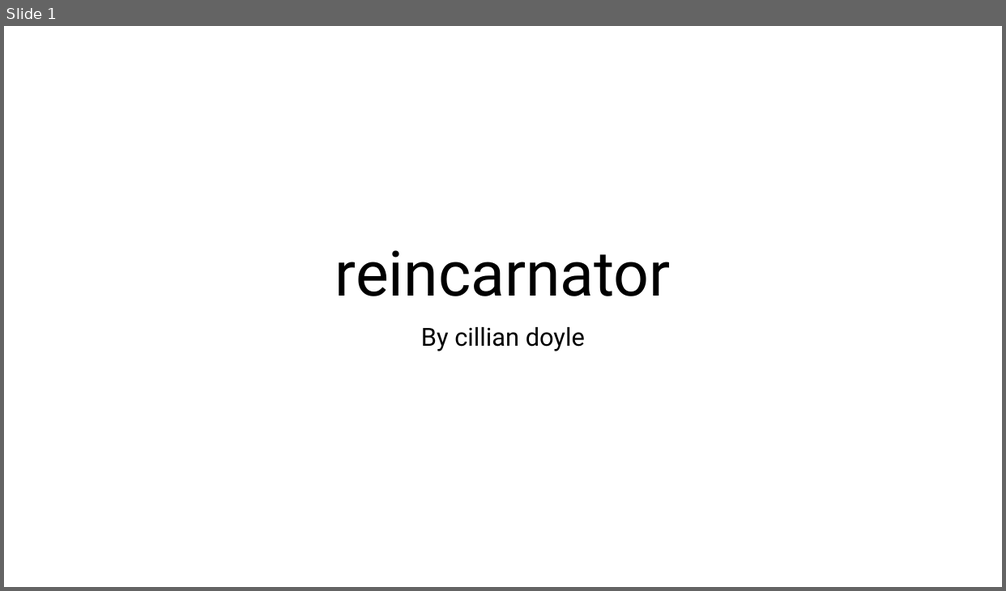
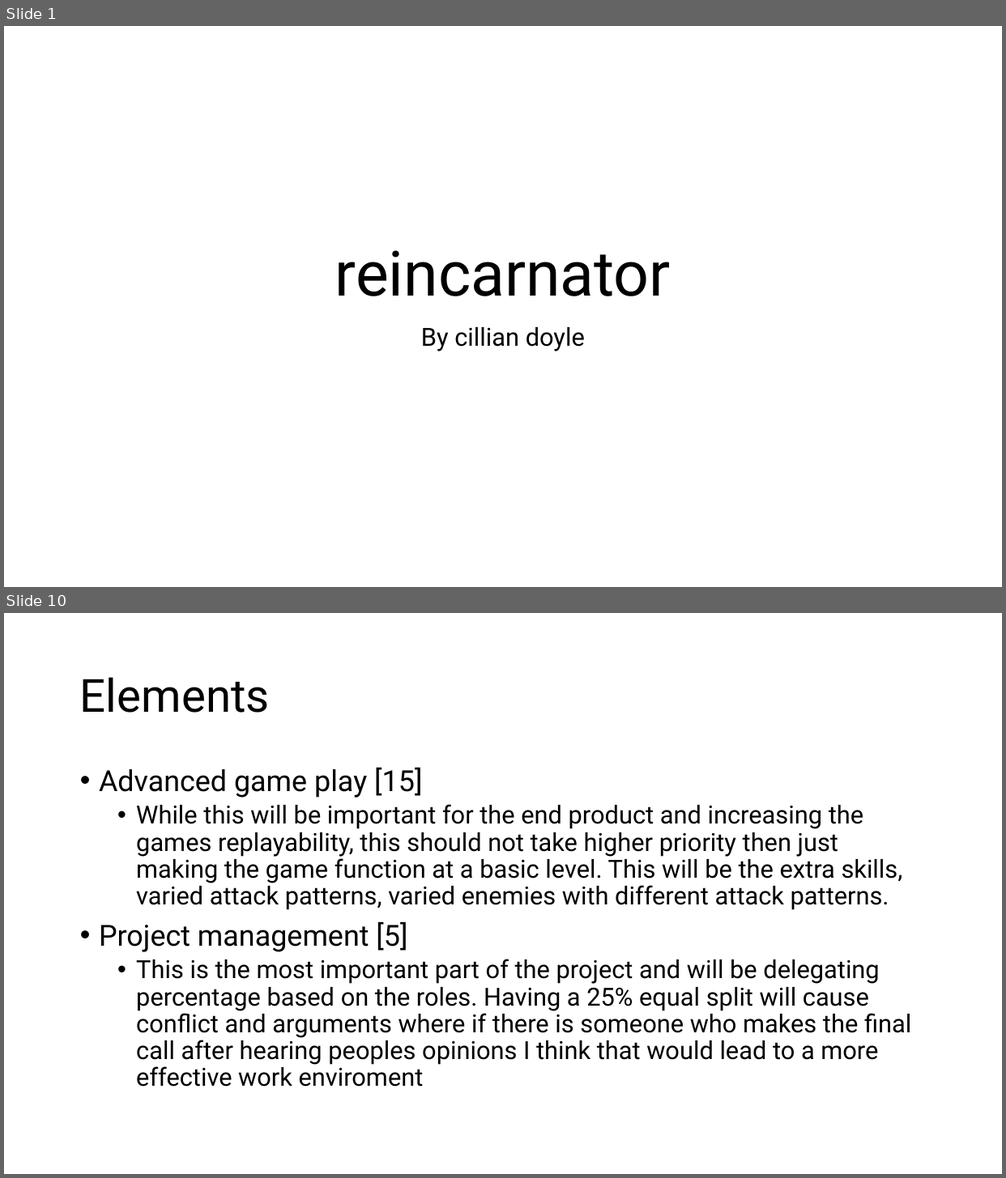
Before and after one commit to PeterLowe/concept25-Cillian-Doyle, a slide deck: cillians docs/concept document.pptx. Shown one above the other, each under a label of ours: slide 1 before the commit, slides 1 and 10 after it; the slides between them are not shown. The pictures are 1006x591 and 1006x1178 pixels, drawn with LibreOffice and Linux fonts; fonts in the diff are those of the drawing. Boxes give left, top, right and bottom in pixels: in the first picture for what was removed or moved away, otherwise in the second. Text is boxed around its words. In the diff, an @@ line names an element or a change of style, - is before the commit and + after.

```diff
--- a/cillians docs/concept document.pptx
+++ b/cillians docs/concept document.pptx
@@ slide 10 added at <box>4,613,1002,1174</box>, background #FFFFFF @@
@@ title added at <box>80,677,270,713</box>, 44 pt, text #000000 @@
+Elements
@@ text added at <box>99,767,911,1087</box>, 24 pt, text #000000 @@
+• Advanced game play [15]
+  • While this will be important for the end product and increasing the games replayability, this should not take higher priority then just making the game function at a basic level. This will be the extra skills, varied attack patterns, varied enemies with different attack patterns.
+• Project management [5]
+  • This is the most important part of the project and will be delegating percentage based on the roles. Having a 25% equal split will cause conflict and arguments where if there is someone who makes the final call after hearing peoples opinions I think that would lead to a more effective work enviroment
```
Also in this commit, not shown: 2 slides changed, 6 other slides added, 1 other file.
